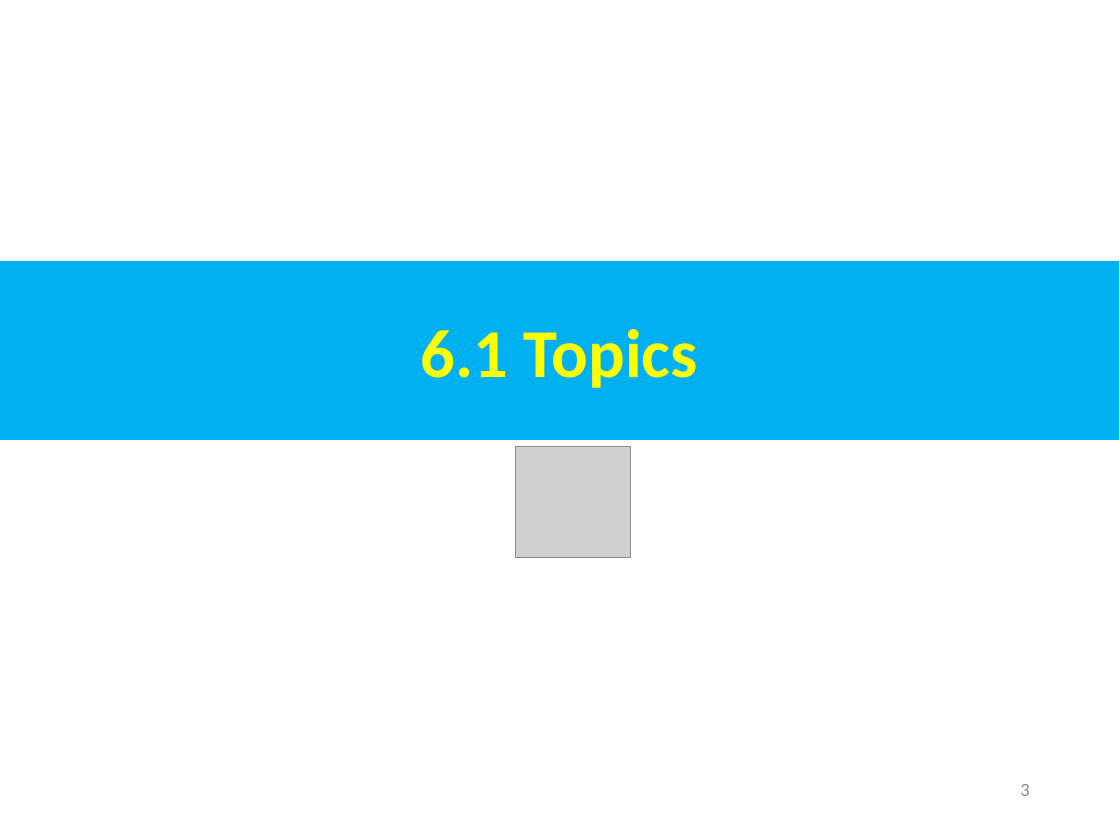
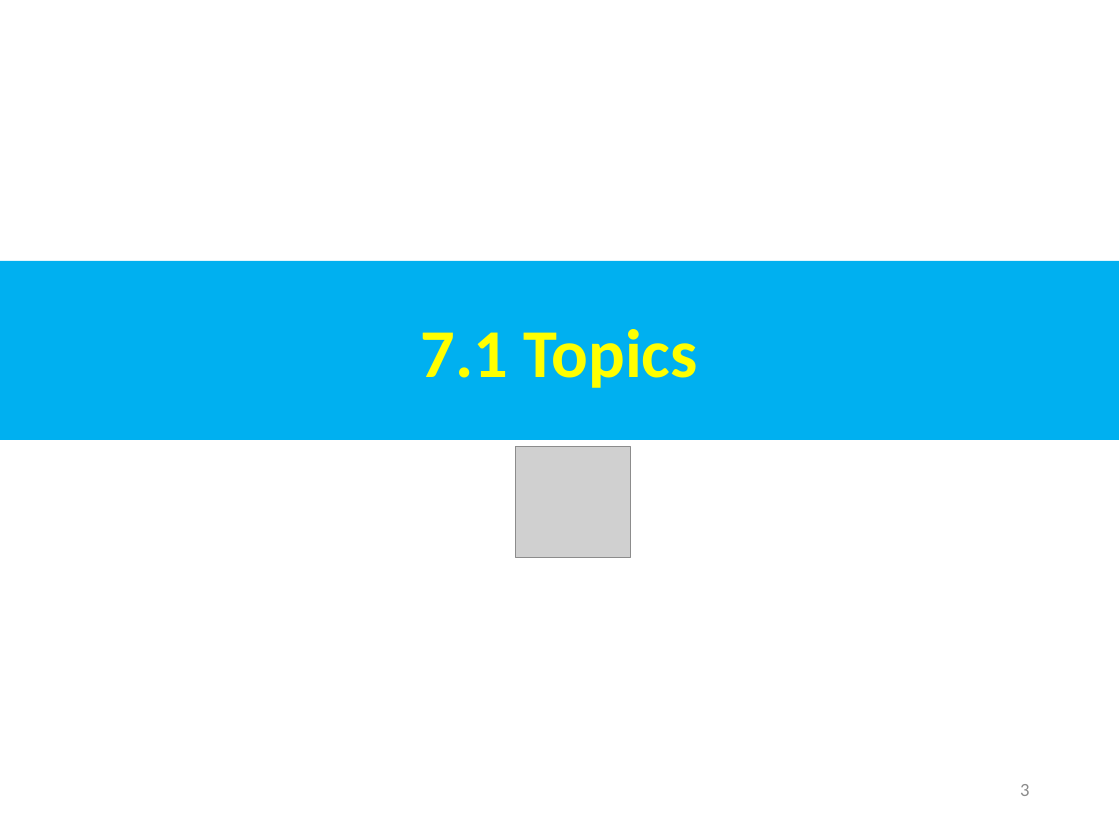
Before and after one commit to peterhchen/AIU_CS850_Gem5_McPAT, a slide deck: slide 3 of 050_Gem5/007.CPUModel/000_Video/007.CPUModel.ppt. Drawn at 1120x840 pixels with LibreOffice and Linux fonts; fonts in the diff are those of the drawing; grey boxes stand for pictures. Boxes give left, top, right and bottom in pixels: in the first picture for what was removed or moved away, otherwise in the second. Text is boxed around its words. In the diff, an @@ line names an element or a change of style, - is before the commit and + after.

```diff
--- a/050_Gem5/007.CPUModel/000_Video/007.CPUModel.ppt
+++ b/050_Gem5/007.CPUModel/000_Video/007.CPUModel.ppt
@@ text in rectangle at (421, 329, 698, 388): text changed @@
-6.1 Topics
+7.1 Topics
```
Also in this commit, not shown: 62 other slides changed.
